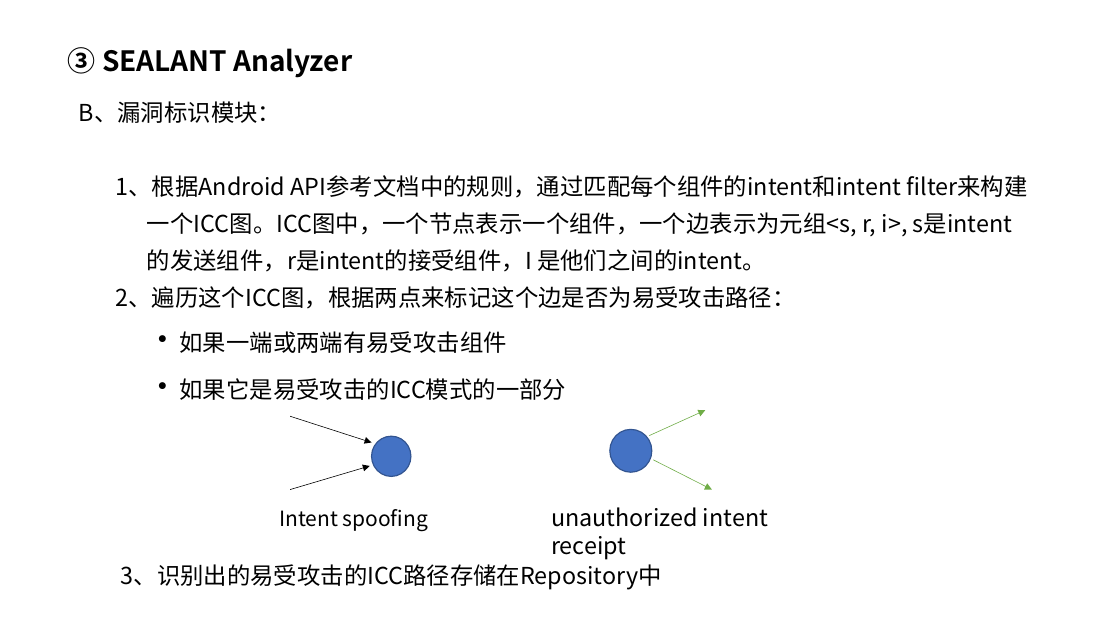
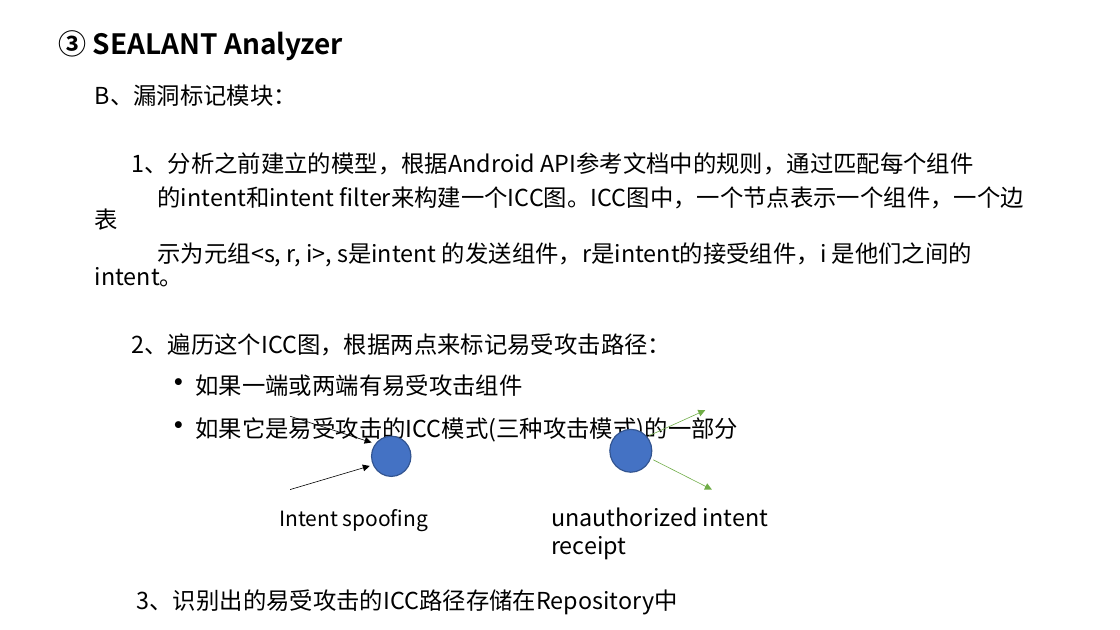
Before and after one commit to wh7yan/-, a slide deck: slide 9 of 论文研读/SEALANT.pptx. Drawn at 1120x630 pixels with LibreOffice and Linux fonts; fonts in the diff are those of the drawing. Boxes give left, top, right and bottom in pixels: in the first picture for what was removed or moved away, otherwise in the second. Text is boxed around its words. In the diff, an @@ line names an element or a change of style, - is before the commit and + after.

```diff
--- a/论文研读/SEALANT.pptx
+++ b/论文研读/SEALANT.pptx
@@ title "③ SEALANT Analyzer": place and size @@
-title "③ SEALANT Analyzer" at [68, 47, 353, 78]
+title "③ SEALANT Analyzer" at [58, 30, 343, 61]
@@ text "B、漏洞标记模块：": place and size @@
-text "B、漏洞标记模块：" at [79, 101, 1027, 590]
+text "B、漏洞标记模块：" at [95, 84, 1024, 615]
@@ text at [95, 84, 1024, 356]: text changed @@
-B、漏洞标识模块：
-1、根据Android API参考文档中的规则，通过匹配每个组件的intent和intent filter来构建
-一个ICC图。ICC图中，一个节点表示一个组件，一个边表示为元组<s, r, i>, s是intent
-的发送组件，r是intent的接受组件，I 是他们之间的intent。
-2、遍历这个ICC图，根据两点来标记这个边是否为易受攻击路径：
+B、漏洞标记模块：
+1、分析之前建立的模型，根据Android API参考文档中的规则，通过匹配每个组件
+的intent和intent filter来构建一个ICC图。ICC图中，一个节点表示一个组件，一个边表
+示为元组<s, r, i>, s是intent 的发送组件，r是intent的接受组件，i 是他们之间的intent。
+2、遍历这个ICC图，根据两点来标记易受攻击路径：
@@ text at [137, 374, 678, 615]: line spacing 0.9 to 0.8 @@
@@ text at [195, 414, 738, 444]: text changed @@
-·如果它是易受攻击的ICC模式的一部分
+·如果它是易受攻击的ICC模式(三种攻击模式)的一部分
```
Also in this commit, not shown: 6 other slides changed, 1 slide added, 1 slide removed, 2 other files.
